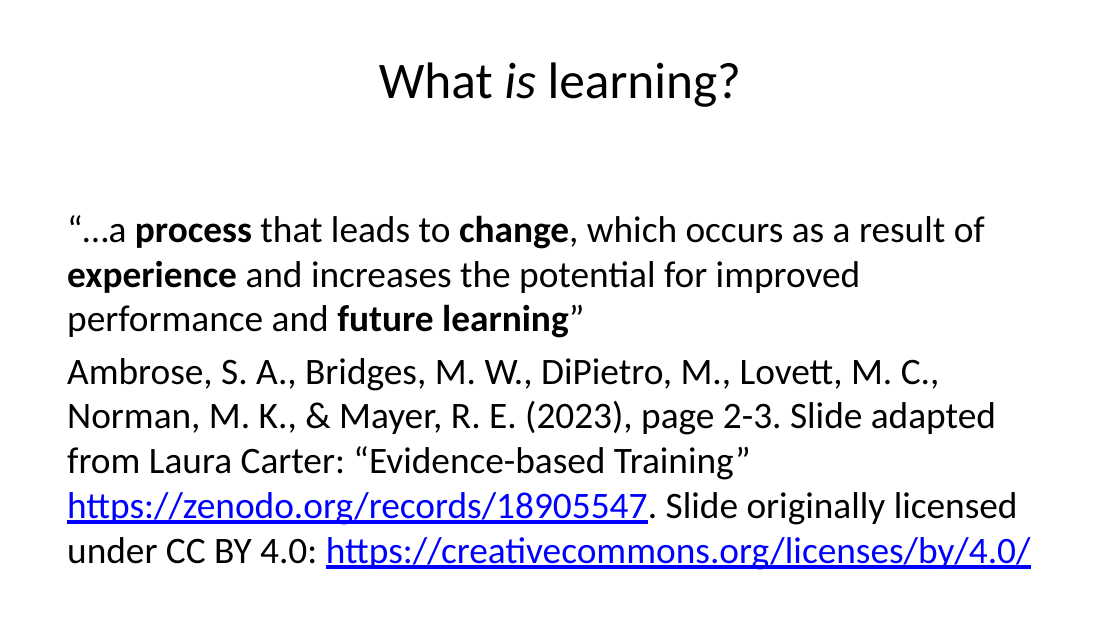
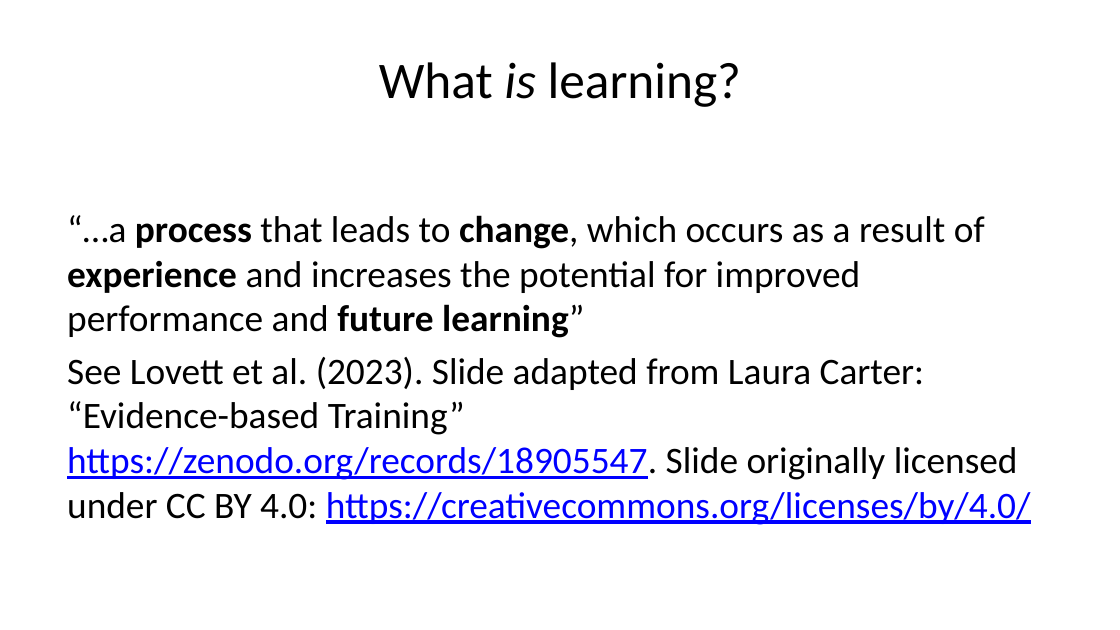
Before and after one commit to lmu-osc/train-the-trainer-student-track-pedagogy, a slide deck: slide 22 of materials/PMM-M1/PMM-M1-S1-Core-Didactic-Principles/PMM-M1-S1-Core-Didactic-Principles-slides.pptx (slide 24 before the commit). Drawn at 1120x630 pixels with LibreOffice and Linux fonts; fonts in the diff are those of the drawing. Boxes give left, top, right and bottom in pixels: in the first picture for what was removed or moved away, otherwise in the second. Text is boxed around its words. In the diff, an @@ line names an element or a change of style, - is before the commit and + after.

```diff
--- a/materials/PMM-M1/PMM-M1-S1-Core-Didactic-Principles/PMM-M1-S1-Core-Didactic-Principles-slides.pptx
+++ b/materials/PMM-M1/PMM-M1-S1-Core-Didactic-Principles/PMM-M1-S1-Core-Didactic-Principles-slides.pptx
@@ text at (67,357,1031,525): text changed @@
-Ambrose, S. A., Bridges, M. W., DiPietro, M., Lovett, M. C., Norman, M. K., & Mayer, R. E. (2023), page 2-3. Slide adapted from Laura Carter: “Evidence-based Training” https://zenodo.org/records/18905547. Slide originally licensed under CC BY 4.0: https://creativecommons.org/licenses/by/4.0/
+See Lovett et al. (2023). Slide adapted from Laura Carter: “Evidence-based Training” https://zenodo.org/records/18905547. Slide originally licensed under CC BY 4.0: https://creativecommons.org/licenses/by/4.0/
```
Also in this commit, not shown: 28 other slides changed, 5 slides added, 5 slides removed, 16 other files.
